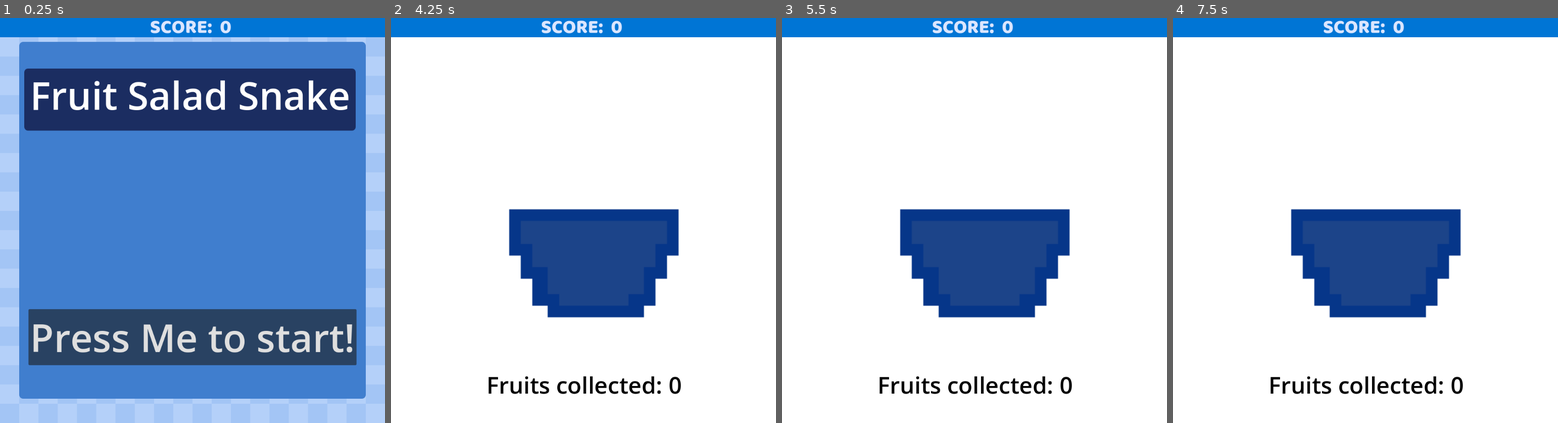
Above: before the commit, frames 1-4 (left to right).
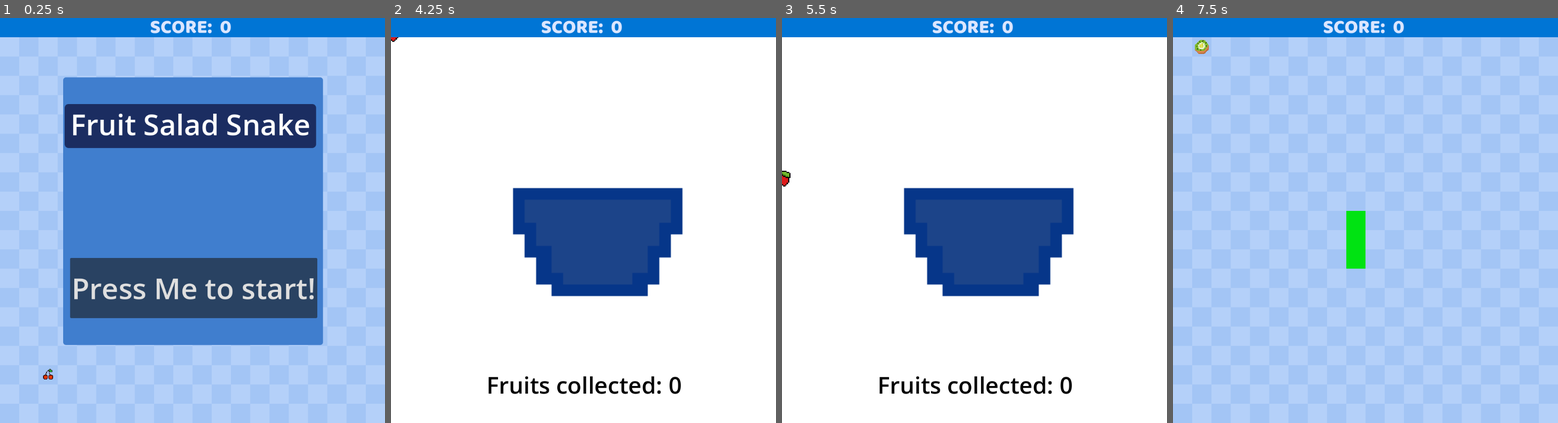
Above: after the commit, the same moments.

Repository: lll11233/snakeGame
Game: Godot game, scene res://scenes/main.tscn
Same seed, same stepped clock (60 frames per second), same inputs: the game is played once before the commit and once after it.
Inputs (mouse positions are in pixels of both pictures, inside the frame that each line leads up to):
- Up to frame 1 (0.25 s): no input
- Up to frame 2 (4.25 s): click "Press Me to start!" at 0.5 s; tap Enter at 1.25 s; hold D (move_right) 1.28-2.03 s; tap Alt at 1.35, 2.85 s; hold Down (move_down) 2.03-2.78 s; tap Shift at 2.1, 3.6 s; hold D (move_right) 2.78-3.53 s; hold W (move_up) from 3.53 s (still down)
- Up to frame 3 (5.5 s): release W (move_up) at 4.28 s; hold Left (move_left) from 4.28 s (still down); tap Alt at 4.35 s; tap Shift at 5.1 s
- Up to frame 4 (7.5 s): release Left (move_left) at 5.78 s; hold Down (move_down) 5.78-6.53 s; tap Alt at 5.85 s; hold D (move_right) 6.53-7.25 s; tap Shift at 6.6 s; click (1365, 212) at 7.25 s, where only the run after the commit has a clickable "Play Again"

The runs differ from the first frame. In frame 1, 56% of the frame differs, in the area x 4-96%, y 5-94%; in frame 2, 5.0%; in frame 3, 5.1%; in frame 4, 95%, in the area x 0-100%, y 4-100%.

Commit message:
falling motion

Diff:
--- a/scenes/fallling_objects.gd
+++ b/scenes/fallling_objects.gd
@@ -6,4 +6,4 @@
 	pass
 # Called every frame. 'delta' is the elapsed time since the previous frame.
 func _process(delta: float) -> void:
-	position.y += 100*delta
+	position.y += 300 *delta
--- a/scenes/grape_scene.tscn
+++ b/scenes/grape_scene.tscn
@@ -3,5 +3,5 @@
 [ext_resource type="Texture2D" uid="uid://dmi5b3mgpqfyk" path="res://assets/grape.png" id="1_j17k6"]
 
 [node name="grape_scene" type="Sprite2D"]
-scale = Vector2(0.18, 0.18)
+scale = Vector2(0.018, 0.018)
 texture = ExtResource("1_j17k6")
--- a/scenes/lose_screen.tscn
+++ b/scenes/lose_screen.tscn
@@ -1,7 +1,8 @@
-[gd_scene load_steps=4 format=3 uid="uid://bl80ldr3105oi"]
+[gd_scene load_steps=5 format=3 uid="uid://bl80ldr3105oi"]
 
 [ext_resource type="Script" uid="uid://bxfreupdgdbq3" path="res://scripts/lose_screen.gd" id="1_1n1m7"]
 [ext_resource type="Texture2D" uid="uid://bujwv4h5wekqd" path="res://assets/bowl_2.png" id="1_uglf1"]
+[ext_resource type="PackedScene" uid="uid://cmbgvnjy6x2ol" path="res://scenes/fallling_objects.tscn" id="3_73mov"]
 
 [sub_resource type="CanvasTexture" id="CanvasTexture_uglf1"]
 
@@ -17,15 +18,25 @@
 
 [node name="bowl" type="TextureRect" parent="."]
 anchors_preset = -1
-anchor_left = -0.003
-anchor_top = 0.0533333
-anchor_right = 0.997
-anchor_bottom = 1.00571
-offset_right = -500.0
-offset_bottom = -500.0
+anchor_left = 0.31
+anchor_top = 0.423
+anchor_right = 0.754
+anchor_bottom = 0.681
+offset_left = -303.0
+offset_top = -443.15
+offset_right = -247.0
+offset_bottom = -214.05
 scale = Vector2(2, 2)
 texture = ExtResource("1_uglf1")
 metadata/_edit_use_anchors_ = true
+
+[node name="Area2D" type="Area2D" parent="bowl"]
+position = Vector2(254.5, 283.5)
+scale = Vector2(0.5, 0.5)
+
+[node name="CollisionPolygon2D" type="CollisionPolygon2D" parent="bowl/Area2D"]
+position = Vector2(0, 5)
+polygon = PackedVector2Array(229, -90, -195, -102, -175, -16, -107, 109, -57, 145, 105, 141, 152, 64, 228, -61)
 
 [node name="FruitContainer" type="Control" parent="."]
 layout_mode = 3
@@ -36,6 +47,8 @@
 pivot_offset = Vector2(40, 0)
 size_flags_vertical = 3
 metadata/_edit_use_anchors_ = true
+
+[node name="Area2D" parent="." instance=ExtResource("3_73mov")]
 
 [node name="ScoreLabel" type="Label" parent="."]
 anchors_preset = -1
--- a/scenes/start_menu.tscn
+++ b/scenes/start_menu.tscn
@@ -27,44 +27,50 @@
 anchors_preset = -1
 anchor_left = 0.05
 anchor_top = 0.0595238
-anchor_right = 0.95
-anchor_bottom = 0.940476
+anchor_right = 0.725
+anchor_bottom = 0.720238
+offset_left = 114.0
+offset_top = 91.5
+offset_right = 339.0
+offset_bottom = 322.75
 grow_horizontal = 2
 grow_vertical = 2
+scale = Vector2(0.75, 0.75)
 theme_override_styles/panel = SubResource("StyleBoxFlat_ndybt")
 metadata/_edit_use_anchors_ = true
 
 [node name="BeginButton" type="Button" parent="."]
-anchors_preset = 7
-anchor_left = 0.5
-anchor_top = 1.0
-anchor_right = 0.5
-anchor_bottom = 1.0
-offset_left = -426.0
-offset_top = -295.0
-offset_right = 426.0
-offset_bottom = -150.0
+anchors_preset = -1
+anchor_left = 0.07
+anchor_top = 0.505714
+anchor_right = 0.708
+anchor_bottom = 0.654286
+offset_left = 114.0
+offset_top = 91.5
+offset_right = 114.0
+offset_bottom = 91.5
 grow_horizontal = 2
 grow_vertical = 0
 theme = SubResource("Theme_thu50")
-theme_override_font_sizes/font_size = 100
+theme_override_font_sizes/font_size = 75
 text = "Press Me to start!"
 metadata/_edit_use_anchors_ = true
 
 [node name="StartButton" type="Label" parent="."]
 anchors_preset = -1
-anchor_left = 0.5
-anchor_top = 0.201
-anchor_right = 0.5
-anchor_bottom = 0.201
-offset_left = -422.0
-offset_top = -80.05
-offset_right = 409.0
-offset_bottom = 80.95
+anchor_left = 0.078
+anchor_top = 0.124762
+anchor_right = 0.682
+anchor_bottom = 0.233333
+offset_left = 114.0
+offset_top = 91.5
+offset_right = 114.0
+offset_bottom = 91.5
 grow_horizontal = 2
-theme_override_font_sizes/font_size = 100
+theme_override_font_sizes/font_size = 75
 theme_override_styles/normal = SubResource("StyleBoxFlat_m7x51")
 text = "Fruit Salad Snake"
+horizontal_alignment = 1
 metadata/_edit_use_anchors_ = true
 
 [connection signal="pressed" from="BeginButton" to="." method="_on_begin_button_pressed"]
--- a/scripts/main.gd
+++ b/scripts/main.gd
@@ -179,7 +179,7 @@
 	## this still aint working!!!!!
 
 
-	await get_tree().create_timer(5).timeout
+	await get_tree().create_timer(3).timeout
 	$GameOverMenu.get_node("endResult").text = "SCORE: " + str(score)
 	#$GameOverMenu.get_node("bananaResult").text = "BANANA SCORE: " + str(banana_score)
 	$GameOverMenu.show()
